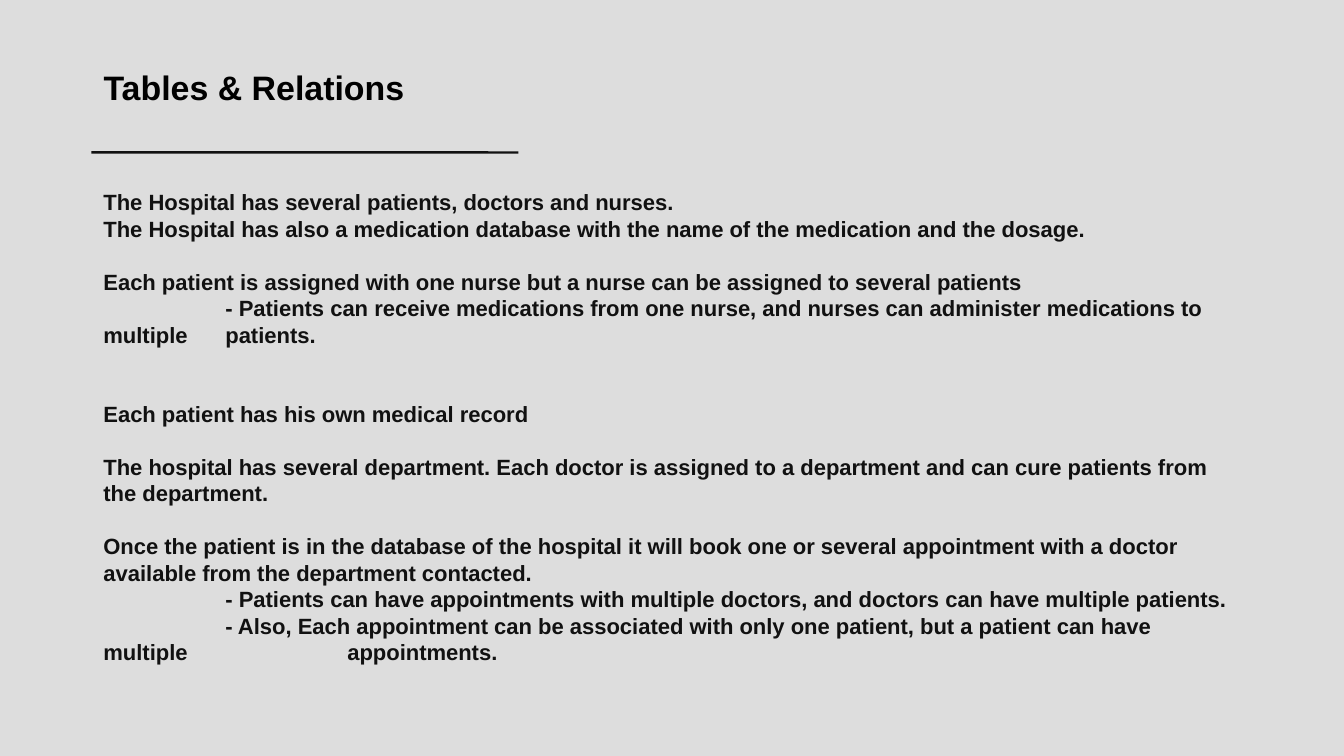
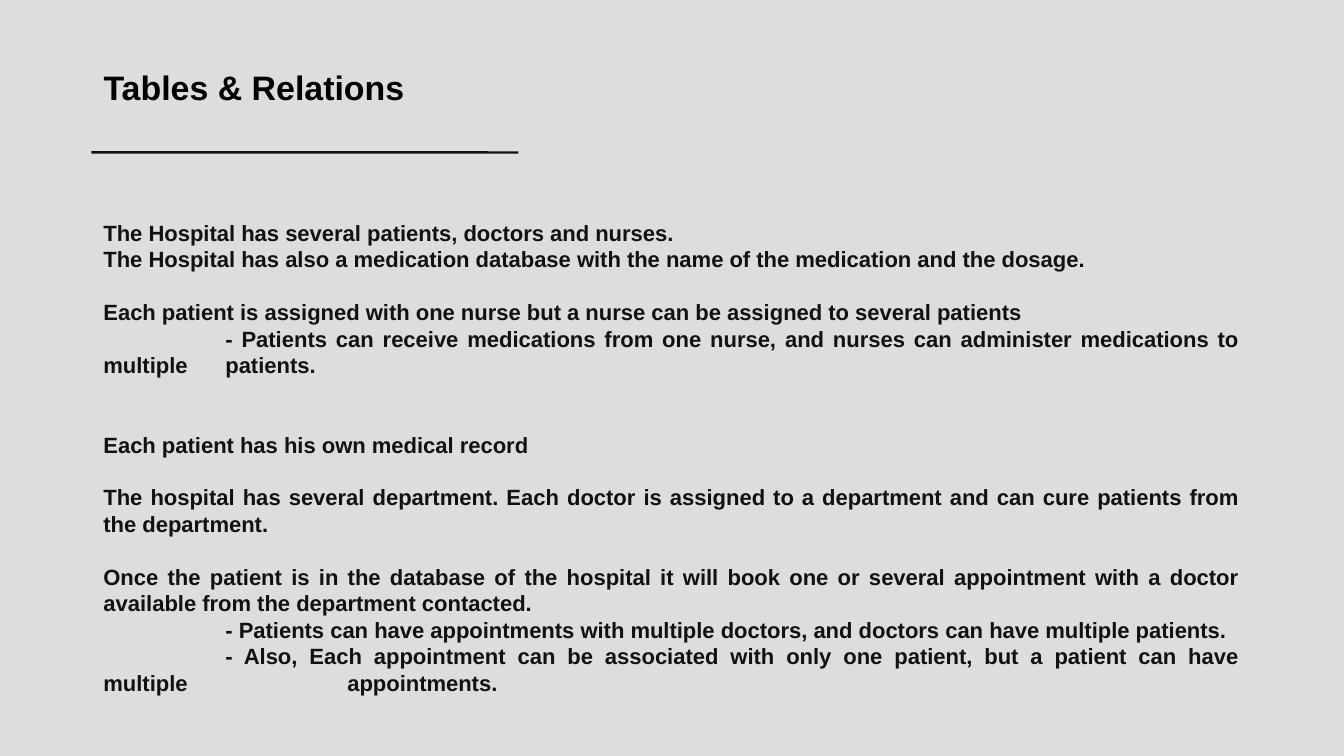
Before and after one commit to enzo-jehl/hospital, a slide deck: slide 3 of project-presentation.odp. Drawn at 1344x756 pixels with LibreOffice and Linux fonts; fonts in the diff are those of the drawing. Boxes give left, top, right and bottom in pixels: in the first picture for what was removed or moved away, otherwise in the second. Text is boxed around its words. In the diff, an @@ line names an element or a change of style, - is before the commit and + after.

```diff
--- a/project-presentation.odp
+++ b/project-presentation.odp
@@ text "The Hospital has several patients, ...": place and size @@
-text "The Hospital has several patients, ..." at bbox=[103, 194, 1226, 665]
+text "The Hospital has several patients, ..." at bbox=[103, 225, 1239, 696]
@@ text "The Hospital has several patients, ..." at bbox=[103, 225, 1239, 696]: alignment left to justified @@
```
Also in this commit, not shown: 2 other slides changed, 4 slides added, 1 slide removed, 3 other files.
